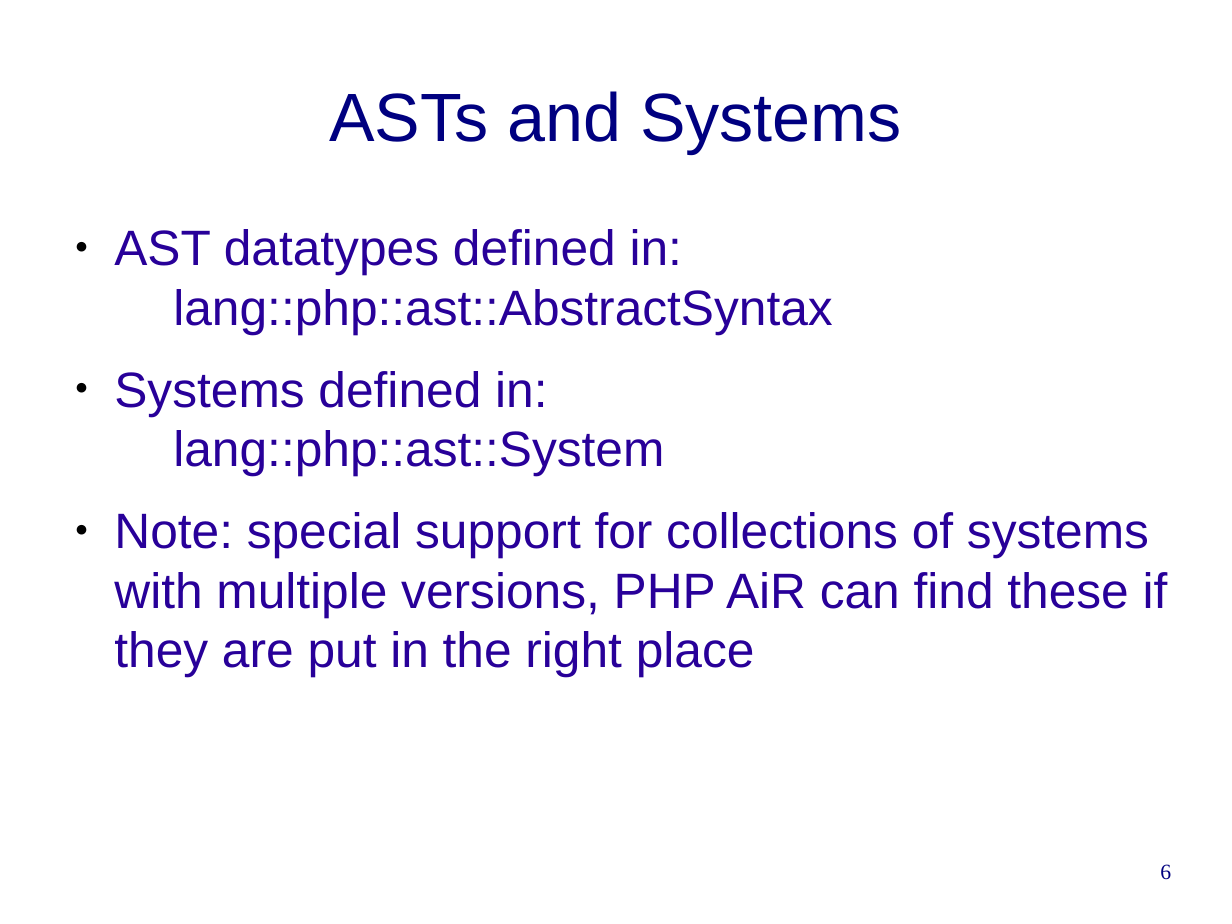
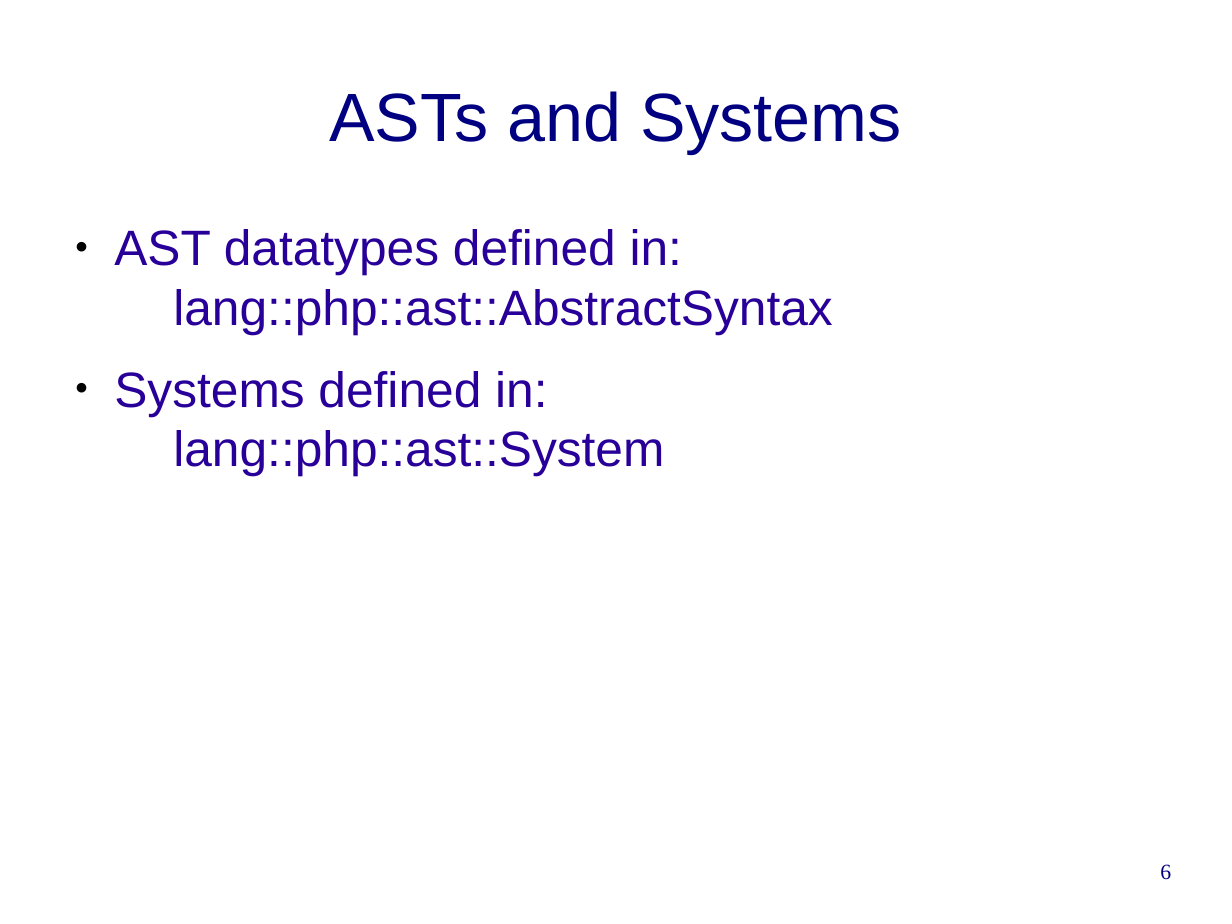
Before and after one commit to cwi-swat/rascal-course-pldi-2015, a slide deck: slide 6 of presentations/PHP-analysis.odp. Drawn at 1232x924 pixels with LibreOffice and Linux fonts; fonts in the diff are those of the drawing; background and template pictures are left out. Boxes give left, top, right and bottom in pixels: in the first picture for what was removed or moved away, otherwise in the second. Text is boxed around its words. In the diff, an @@ line names an element or a change of style, - is before the commit and + after.

```diff
--- a/presentations/PHP-analysis.odp
+++ b/presentations/PHP-analysis.odp
@@ text at (114, 512, 1168, 677): paragraph removed @@
-● Note: special support for collections of systems with multiple versions, PHP AiR can find these if they are put in the right place
```
Also in this commit, not shown: 2 other slides changed.
